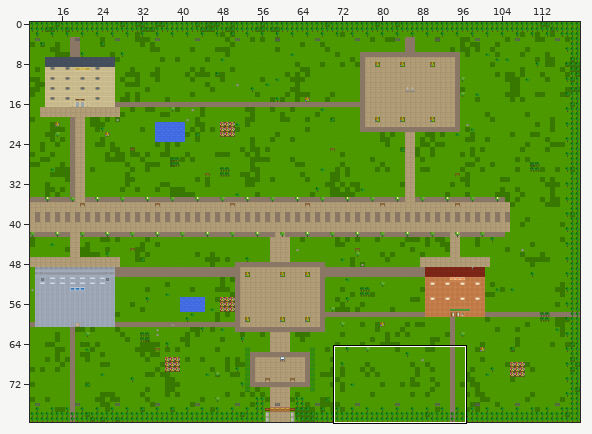
Tiled map, stored at world/map_data/main_campus.tmx. The picture above shows the old version from afar; the outline marks the close-up.
Close-up. First the earlier version:
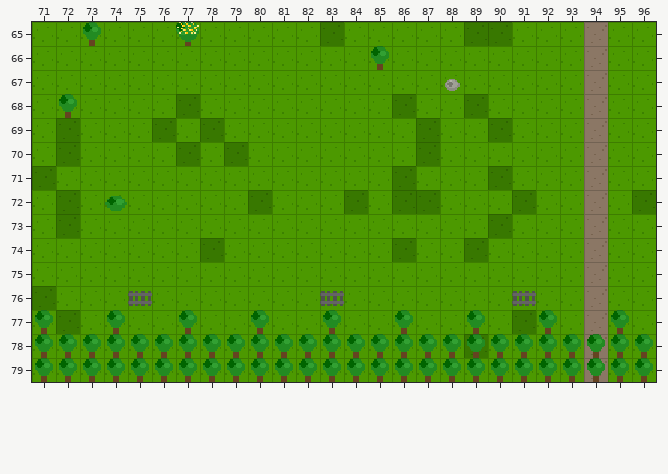
Cells are 16x16 px. Shown: x 71..96, y 65..79. The commit also changed other parts of the map, which this record leaves out.
And afterwards:
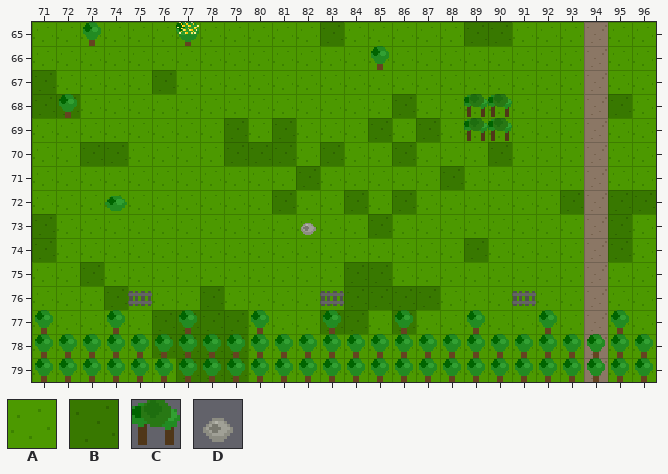
Key: from "main_campus_tileset": A 0, B 1, C 25, D 26.
_ is an empty cell, . an unchanged one.
The exact change:
--- layer "ground"
@@ x 71..95 @@
-67 A....A...................
-68 AA....B...........B.....A
-69 .B...B.BA.A...A....B.....
-70 .BAA..B..AA.A..AB..A.....
-71 B..........A...B.A.B.....
-72 .B.......BA.....B...B.A.A
-73 AB............A....B....A
-74 A......B.......B........A
-75 ..A..........AA..........
-76 B..A...A.....AAAA........
-77 .B...AAAA...AA.A....B....
-78 .....AAAA.........B......
-79 ......AAA................
+67 B....B...................
+68 BB....A...........A.....B
+69 .A...A.AB.B...B....A.....
+70 .ABB..A..BB.B..BA..B.....
+71 A..........B...A.B.A.....
+72 .A.......AB.....A...A.B.B
+73 BA............B....A....B
+74 B......A.......A........B
+75 ..B..........BB..........
+76 A..B...B.....BBBB........
+77 .A...BBBB...BB.B....A....
+78 .....BBBB.........A......
+79 ......BBB................
--- layer "structures"
@@ x 89..90 @@
-68 __
-69 __
+68 CC
+69 CC
--- layer "decorations"
@@ x 88..88 @@
-67 D
+67 _
@@ x 82..82 @@
-73 _
+73 D
